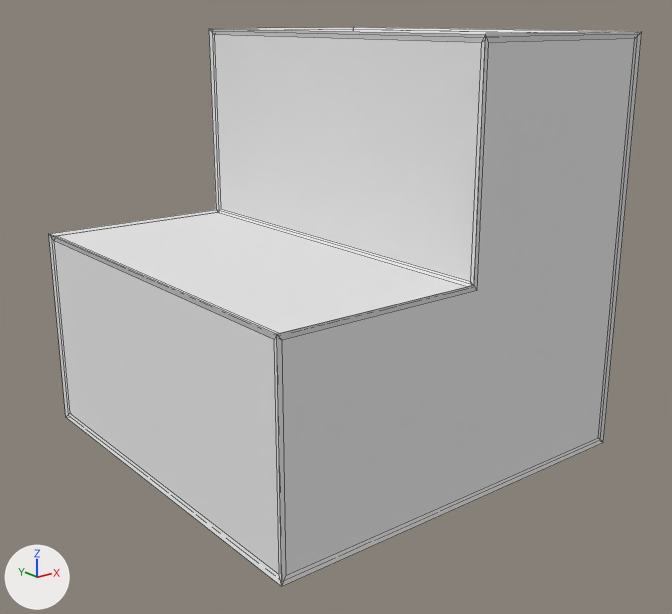
Two versions of the Blender file res/blender/shapes/stairs.blend, one commit apart.
The view is the same before and after, from a camera (50 mm lens) standing at (-1.392, -1.781, 0.54) and looking at (-0.009, -0.052, -0.151). Lighting does not change. The marker at lower left points along +X, +Y and +Z. Mesh edges are drawn as thin lines.

The first picture shows 'Shape', 'WireFrame'.
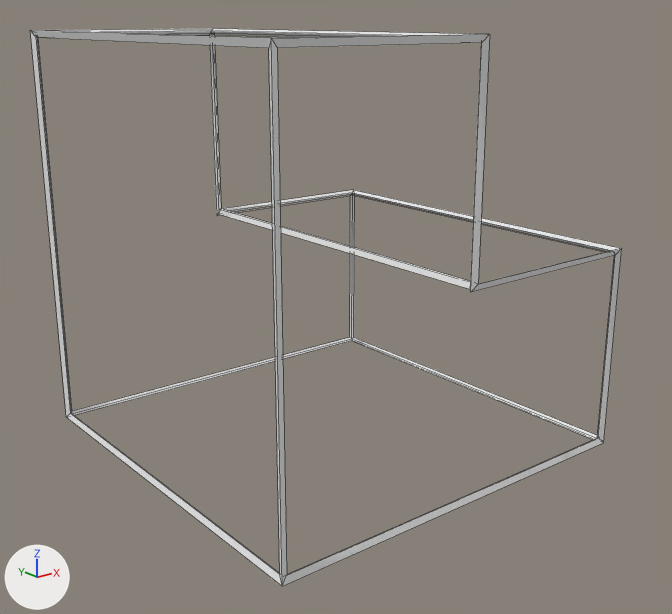
Patch to the scene script:
```diff
--- a/res/blender/shapes/stairs.blend.py
+++ b/res/blender/shapes/stairs.blend.py
@@ me_cube @@
 me_cube.from_pydata(...)  # 12 vertices, 8 faces; spans x -0.5..0.5, y -0.5..0.5, z -0.5..0.5
 # used by ob_shape; location = (0.0, 0.0, 0.0)
+# me_cube part 1: the whole mesh is turned -180 degrees about the z axis through its middle
 me_cube.materials.append(mat_material)
@@ me_cube_001 @@
 me_cube_001.from_pydata(...)  # 60 vertices, 72 faces; spans x -0.506..0.506, y -0.506..0.506, z -0.506..0.506
 # used by ob_wireframe; location = (0.0, 0.0, 0.0)
+# me_cube_001 part 2: the whole mesh is turned -180 degrees about the z axis through its middle, then moved by (0.001, 0.0, 0.0)
 me_cube_001.materials.append(mat_material_001)
@@ ob_shape @@
 ob_shape.location = (0.0, 0.0, 0.0)
+ob_shape.hide_render = True
```

Location of each change, [x1, y1, x2, y2] in pixels of the pictures (672 x 614 px):
'Shape', hidden
    before: [54, 29, 635, 575]
'WireFrame', mesh turned
    before: [49, 27, 642, 586]
    after: [30, 29, 622, 586]
